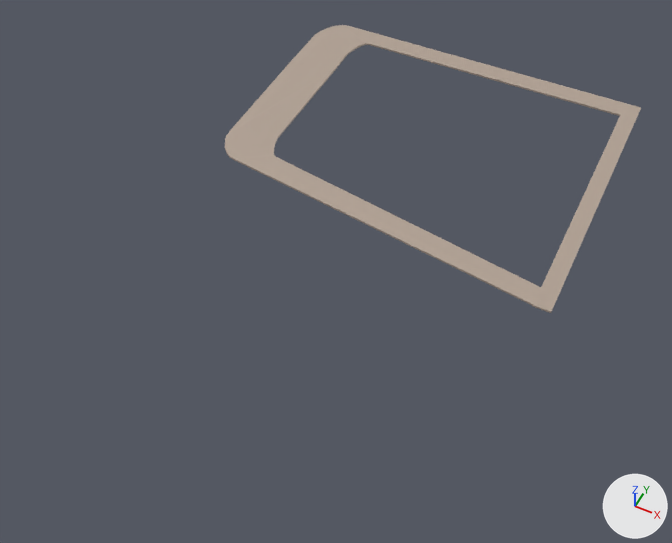
The Blender file Assets/Buildings/pathway.blend, before and after one commit.
One viewpoint serves both versions: a 50 mm lens placed at (33.3, -55.6, 57.8), pointed at (9.9, -8.9, -0.6). The axes (+X, +Y, +Z) are drawn at lower right. The lights are the same throughout.
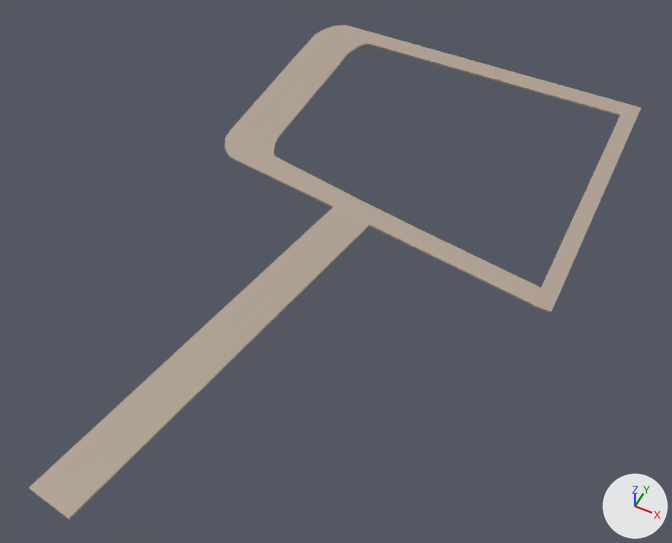
Changed parts and their boxes (x1, y1, x2, y2) in the pictures (672 x 543 px):
```json
{"object": "Cube", "change": "reshaped", "before": [225, 61, 545, 307], "after": [29, 61, 545, 520], "on screen": "61% wider, 86% taller"}
{"part": 1, "of": "me_cube_001", "change": "built on", "before": [261, 164, 522, 279], "after": [29, 164, 522, 520]}
```

Scene script edits in JSON lines:
```json
{"block": "me_cube_001", "where": "# used by ob_cube; location = (0.0, 0.0, 0.0); scale = (5.71, 1.0, -0.0903)"}
{"op": "remove", "block": "me_cube_001", "code": "me_cube_001.from_pydata(...)  # 64 vertices, 37 faces, 16 loose edges; spans x -1.2..4.6, y -5.6..15.7, z -1.5..1.6"}
{"op": "add", "block": "me_cube_001", "code": "me_cube_001.from_pydata(...)  # 84 vertices, 57 faces, 16 loose edges; spans x -1.2..4.6, y -37.7..15.7, z -15.4..1.6"}
{"block": "me_cube_001", "change": "me_cube_001 part 1"}
{"block": "me_cube_001", "change": "4 faces are deleted"}
{"block": "me_cube_001", "change": "15 vertices are added at x 0.2..2.1, y -37.7..-0.7, z -15.4..1.0"}
{"block": "me_cube_001", "change": "5 new vertices lie (0.0, 0.0, 2.0) away from vertices in x 0.2..1.1, y -37.7..-2.6, z -15.4..-1.0"}
{"block": "me_cube_001", "change": "24 new faces join them"}
```
